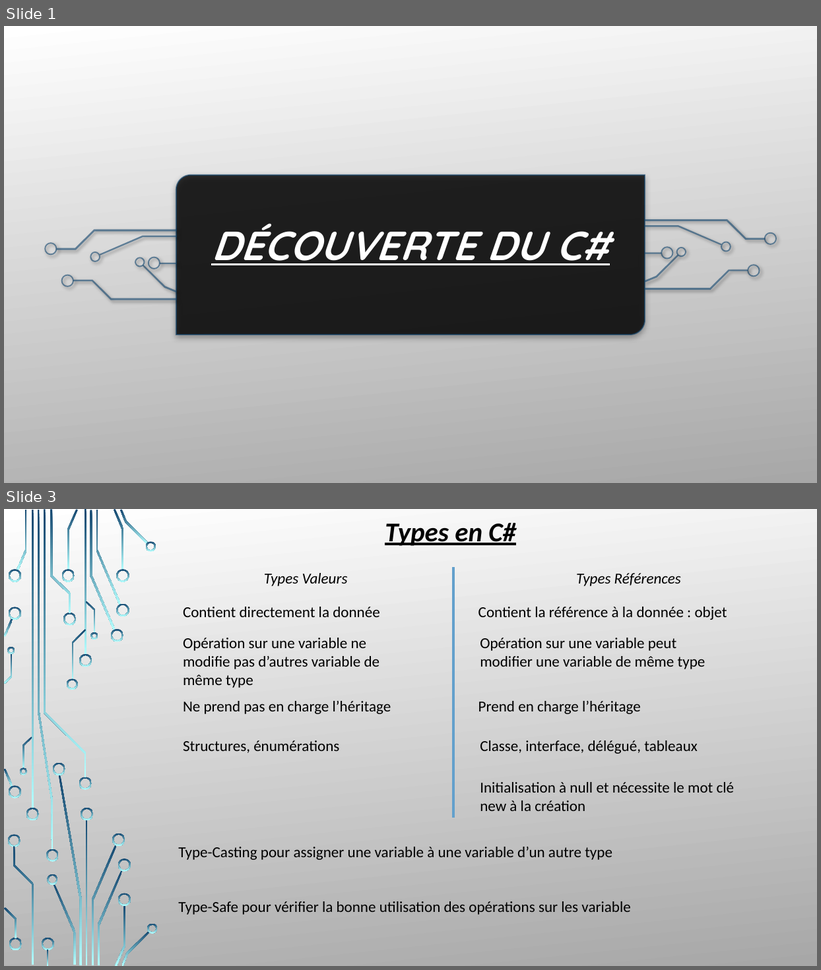
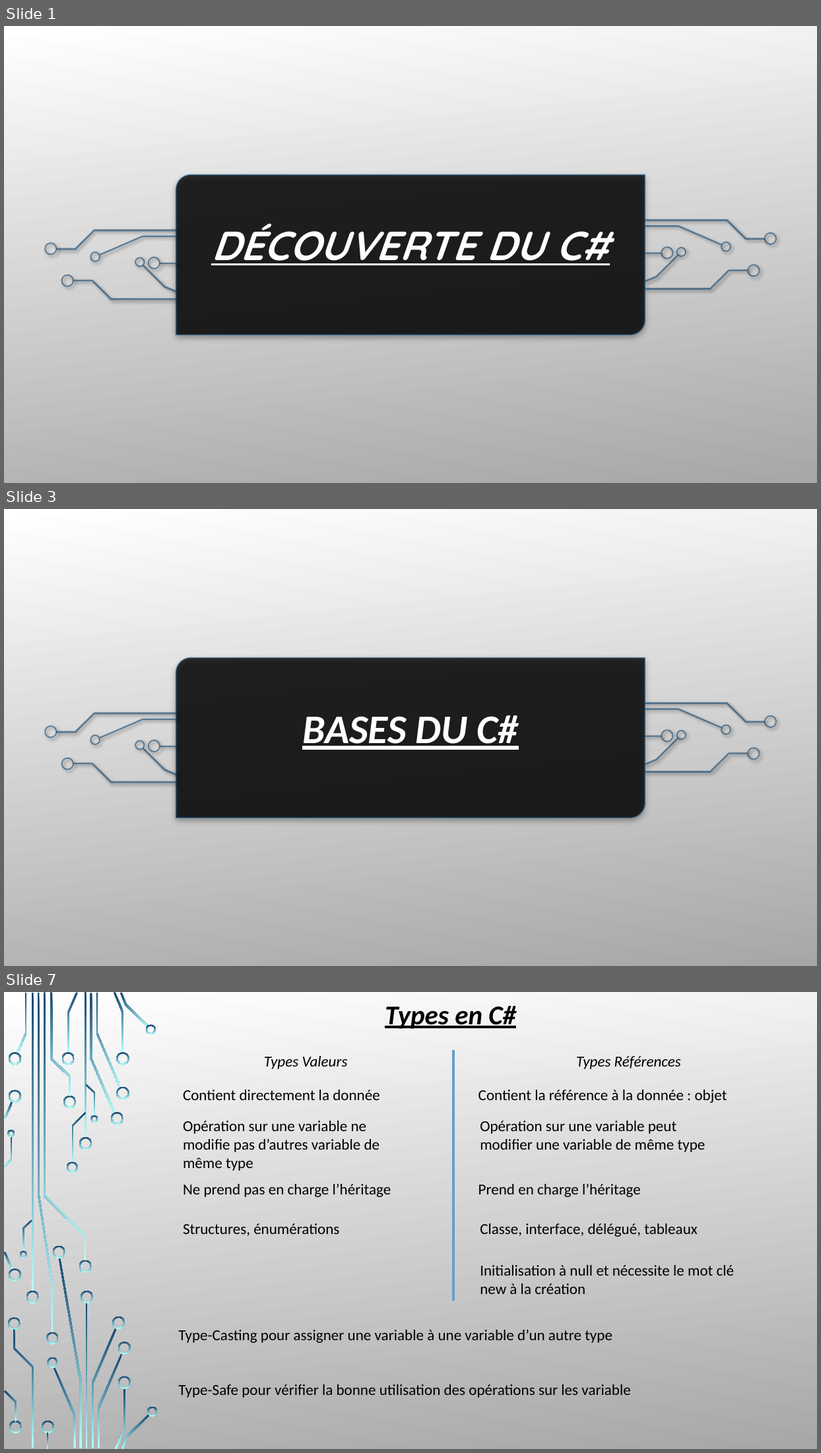
Before and after one commit to LouisMalbranque/Projet-C-S2, a slide deck: CoursCS2.pptx. Shown one above the other, each under a label of ours: slides 1 and 3 before the commit, slides 1, 3 and 7 after it; the slides between them are not shown. The pictures are 821x970 and 821x1453 pixels, drawn with LibreOffice and Linux fonts; fonts in the diff are those of the drawing; background and template pictures are left out. Boxes give left, top, right and bottom in pixels: in the first picture for what was removed or moved away, otherwise in the second. Text is boxed around its words. In the diff, an @@ line names an element or a change of style, - is before the commit and + after.

```diff
--- a/CoursCS2.pptx
+++ b/CoursCS2.pptx
@@ slide 3 added at (x1=4, y1=509, x2=817, y2=966), background picture (left out); not listed: 54 template elements that a slide beside it also shows @@
@@ rectangle added at (x1=4, y1=509, x2=817, y2=966), fill gradient #FFFFFF to #A7A7A7 @@
@@ round diag rect added at (x1=176, y1=658, x2=645, y2=818), fill #000000 at 80% opacity, outline #134770 1.5 pt @@
@@ text added at (x1=302, y1=716, x2=519, y2=750), 48 pt, text #FFFFFF, bold, italic, underline @@
+BASES DU C#
@@ group added at (x1=44, y1=702, x2=778, y2=784): 18 freeform shapes, 2 rectangles @@
@@ what was slide 3 is now slide 7 @@
```
Also in this commit, not shown: 1 slide changed, 10 other slides added.
